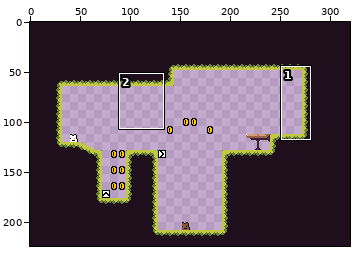
File history of a pixel-art file, projects/coinrush/assets/tilemap.ase. The first picture is a wide view before the edit; the outline marks the close-up.
Close-up. Earlier state:
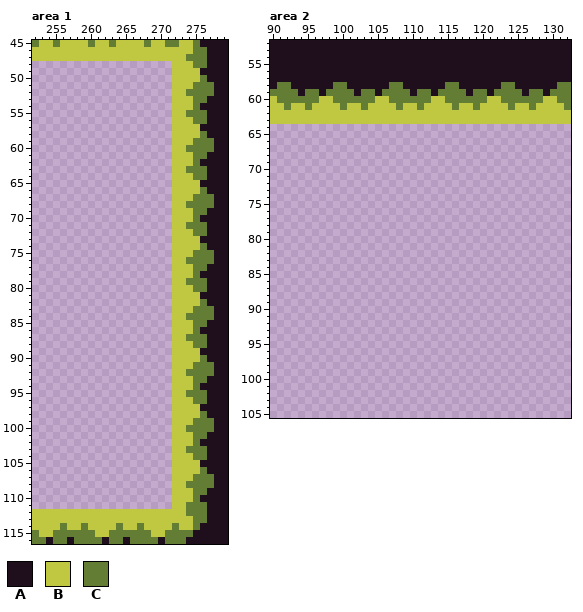
320x224 pixels, 1 frame. Shown: area 1: x 252..279, y 45..116; area 2: x 90..132, y 52..105. The commit also changed other parts of the picture, which this record leaves out.
Palette (. is transparent): A #1f0e1c  B #c0c741  C #647d34
Pixels before, area 1, first column x 252:
 45 CBBCBBBBCBBCBBBBCBBCCBBCAAAA
 46 BBBBBBBBBBBBBBBBBBBBBBBCCAAA
 47 BBBBBBBBBBBBBBBBBBBBBBCCCAAA
 48 ....................BBBCCAAA
 49 ....................BBBBAAAA
 50 ....................BBBBCAAA
 51 ....................BBBCCCAA
 52 ....................BBCCCCAA
 53 ....................BBBCCAAA
 54 ....................BBBCAAAA
 55 ....................BBCCCAAA
 56 ....................BBBCCAAA
 57 ....................BBBBAAAA
 58 ....................BBBBCAAA
 59 ....................BBBCCCAA
 60 ....................BBCCCCAA
 61 ....................BBBCCAAA
 62 ....................BBBCAAAA
 63 ....................BBCCCAAA
 64 ....................BBBCCAAA
 65 ....................BBBBAAAA
 66 ....................BBBBCAAA
 67 ....................BBBCCCAA
 68 ....................BBCCCCAA
 69 ....................BBBCCAAA
 70 ....................BBBCAAAA
 71 ....................BBCCCAAA
 72 ....................BBBCCAAA
 73 ....................BBBBAAAA
 74 ....................BBBBCAAA
 75 ....................BBBCCCAA
 76 ....................BBCCCCAA
 77 ....................BBBCCAAA
 78 ....................BBBCAAAA
 79 ....................BBCCCAAA
 80 ....................BBBCCAAA
 81 ....................BBBBAAAA
 82 ....................BBBBCAAA
 83 ....................BBBCCCAA
 84 ....................BBCCCCAA
 85 ....................BBBCCAAA
 86 ....................BBBCAAAA
 87 ....................BBCCCAAA
 88 ....................BBBCCAAA
 89 ....................BBBBAAAA
 90 ....................BBBBCAAA
 91 ....................BBBCCCAA
 92 ....................BBCCCCAA
 93 ....................BBBCCAAA
 94 ....................BBBCAAAA
 95 ....................BBCCCAAA
 96 ....................BBBCCAAA
 97 ....................BBBBAAAA
 98 ....................BBBBCAAA
 99 ....................BBBCCCAA
100 ....................BBCCCCAA
101 ....................BBBCCAAA
102 ....................BBBCAAAA
103 ....................BBCCCAAA
104 ....................BBBCCAAA
105 ....................BBBBAAAA
106 ....................BBBBCAAA
107 ....................BBBCCCAA
108 ....................BBCCCCAA
109 ....................BBBCCAAA
110 ....................BBBCAAAA
111 ....................BBCCCAAA
112 BBBBBBBBBBBBBBBBBBBBBBCCCAAA
113 BBBBBBBBBBBBBBBBBBBBBBBCCAAA
114 BBBBCBBCBBBBCBBCBBBBCBBCAAAA
115 CBBCCCCCCBBCCCCCCBBCCCCAAAAA
116 CCACCACCCCACCACCCCACCCAAAAAA
Pixels before, area 2, first column x 90:
52 AAAAAAAAAAAAAAAAAAAAAAAAAAAAAAAAAAAAAAAAAAA
53 AAAAAAAAAAAAAAAAAAAAAAAAAAAAAAAAAAAAAAAAAAA
54 AAAAAAAAAAAAAAAAAAAAAAAAAAAAAAAAAAAAAAAAAAA
55 AAAAAAAAAAAAAAAAAAAAAAAAAAAAAAAAAAAAAAAAAAA
56 AAAAAAAAAAAAAAAAAAAAAAAAAAAAAAAAAAAAAAAAAAA
57 AAAAAAAAAAAAAAAAAAAAAAAAAAAAAAAAAAAAAAAAAAA
58 ACCAAAAAACCAAAAAACCAAAAAACCAAAAAACCAAAAAACC
59 CCCCACCACCCCACCACCCCACCACCCCACCACCCCACCACCC
60 BCCCCCCBBCCCCCCBBCCCCCCBBCCCCCCBBCCCCCCBBCC
61 BBCBBCBBBBCBBCBBBBCBBCBBBBCBBCBBBBCBBCBBBBC
62 BBBBBBBBBBBBBBBBBBBBBBBBBBBBBBBBBBBBBBBBBBB
63 BBBBBBBBBBBBBBBBBBBBBBBBBBBBBBBBBBBBBBBBBBB
New version:
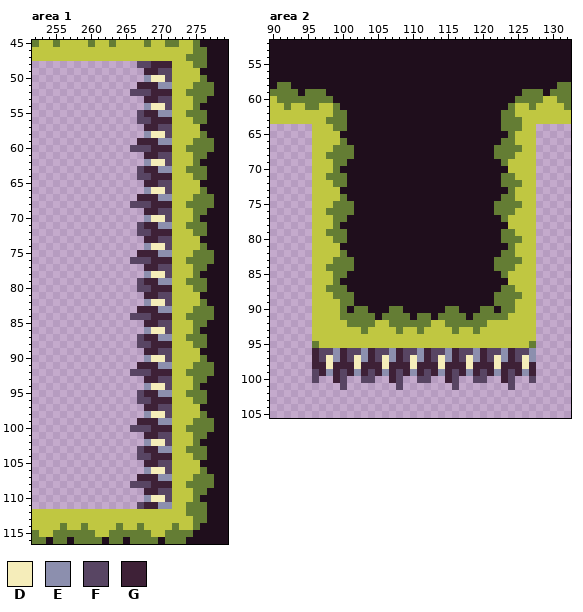
Colours new in this view: D #f5edba  E #8c8fae  F #584563  G #3e2137
What changed:
Area 1:
y 48: x 267..271 ..... -> FFGGG
y 49: x 268..271 .... -> GGFF
y 50: x 268..271 .... -> EDDF
y 51: x 267..271 ..... -> GGGEE
y 52: x 266..271 ...... -> FFFGGG
y 53: x 268..271 .... -> GGFF
y 54: x 268..271 .... -> EDDF
y 55: x 267..271 ..... -> FGGEE
y 56: x 267..271 ..... -> FFGGG
y 57: x 268..271 .... -> GGFF
y 58: x 268..271 .... -> EDDF
y 59: x 267..271 ..... -> GGGEE
y 60: x 266..271 ...... -> FFFGGG
y 61: x 268..271 .... -> GGFF
y 62: x 268..271 .... -> EDDF
y 63: x 267..271 ..... -> FGGEE
y 64: x 267..271 ..... -> FFGGG
y 65: x 268..271 .... -> GGFF
y 66: x 268..271 .... -> EDDF
y 67: x 267..271 ..... -> GGGEE
y 68: x 266..271 ...... -> FFFGGG
y 69: x 268..271 .... -> GGFF
y 70: x 268..271 .... -> EDDF
y 71: x 267..271 ..... -> FGGEE
y 72: x 267..271 ..... -> FFGGG
y 73: x 268..271 .... -> GGFF
y 74: x 268..271 .... -> EDDF
y 75: x 267..271 ..... -> GGGEE
y 76: x 266..271 ...... -> FFFGGG
y 77: x 268..271 .... -> GGFF
y 78: x 268..271 .... -> EDDF
y 79: x 267..271 ..... -> FGGEE
y 80: x 267..271 ..... -> FFGGG
y 81: x 268..271 .... -> GGFF
y 82: x 268..271 .... -> EDDF
y 83: x 267..271 ..... -> GGGEE
y 84: x 266..271 ...... -> FFFGGG
y 85: x 268..271 .... -> GGFF
y 86: x 268..271 .... -> EDDF
y 87: x 267..271 ..... -> FGGEE
y 88: x 267..271 ..... -> FFGGG
y 89: x 268..271 .... -> GGFF
y 90: x 268..271 .... -> EDDF
y 91: x 267..271 ..... -> GGGEE
y 92: x 266..271 ...... -> FFFGGG
y 93: x 268..271 .... -> GGFF
y 94: x 268..271 .... -> EDDF
y 95: x 267..271 ..... -> FGGEE
y 96: x 267..271 ..... -> FFGGG
y 97: x 268..271 .... -> GGFF
y 98: x 268..271 .... -> EDDF
y 99: x 267..271 ..... -> GGGEE
y 100: x 266..271 ...... -> FFFGGG
y 101: x 268..271 .... -> GGFF
y 102: x 268..271 .... -> EDDF
y 103: x 267..271 ..... -> FGGEE
y 104: x 267..271 ..... -> FFGGG
y 105: x 268..271 .... -> GGFF
y 106: x 268..271 .... -> EDDF
y 107: x 267..271 ..... -> GGGEE
y 108: x 266..271 ...... -> FFFGGG
y 109: x 268..271 .... -> GGFF
y 110: x 268..271 .... -> EDDF
y 111: x 267..271 ..... -> FGGEE
Area 2:
y 58: x 99..100 CC -> AA; x 107..108 CC -> AA; x 115..116 CC -> AA; x 123..124 CC -> AA
y 59: x 97..101 ACCCC -> CAAAA; x 103..104 CC -> AA; x 106..109 CCCC -> AAAA; x 111..112 CC -> AA; x 114..117 CCCC -> AAAA; x 119..120 CC -> AA; x 122..126 CCCCA -> AAAAC
y 60: x 97..124 BBCCCCCCBBCCCCCCBBCCCCCCBBCC -> CCAAAAAAAAAAAAAAAAAAAAAAAAAA
y 61: x 96 B -> C; x 99..123 BCBBCBBBBCBBCBBBBCBBCBBBB -> CAAAAAAAAAAAAAAAAAAAAAAAA
y 62: x 99..124 BBBBBBBBBBBBBBBBBBBBBBBBBB -> CCAAAAAAAAAAAAAAAAAAAAAACC
y 63: x 98..125 BBBBBBBBBBBBBBBBBBBBBBBBBBBB -> CCCAAAAAAAAAAAAAAAAAAAAAACCC
y 64: x 96..127 ................................ -> BBBCCAAAAAAAAAAAAAAAAAAAAAACCCBB
y 65: x 96..127 ................................ -> BBBBAAAAAAAAAAAAAAAAAAAAAAAACBBB
y 66: x 96..127 ................................ -> BBBBCAAAAAAAAAAAAAAAAAAAAAACCBBB
y 67: x 96..127 ................................ -> BBBCCCAAAAAAAAAAAAAAAAAAAACCCCBB
y 68: x 96..127 ................................ -> BBCCCCAAAAAAAAAAAAAAAAAAAACCCBBB
y 69: x 96..127 ................................ -> BBBCCAAAAAAAAAAAAAAAAAAAAAACBBBB
y 70: x 96..127 ................................ -> BBBCAAAAAAAAAAAAAAAAAAAAAAAABBBB
y 71: x 96..127 ................................ -> BBCCCAAAAAAAAAAAAAAAAAAAAAACCBBB
y 72: x 96..127 ................................ -> BBBCCAAAAAAAAAAAAAAAAAAAAAACCCBB
y 73: x 96..127 ................................ -> BBBBAAAAAAAAAAAAAAAAAAAAAAAACBBB
y 74: x 96..127 ................................ -> BBBBCAAAAAAAAAAAAAAAAAAAAAACCBBB
y 75: x 96..127 ................................ -> BBBCCCAAAAAAAAAAAAAAAAAAAACCCCBB
y 76: x 96..127 ................................ -> BBCCCCAAAAAAAAAAAAAAAAAAAACCCBBB
y 77: x 96..127 ................................ -> BBBCCAAAAAAAAAAAAAAAAAAAAAACBBBB
y 78: x 96..127 ................................ -> BBBCAAAAAAAAAAAAAAAAAAAAAAAABBBB
y 79: x 96..127 ................................ -> BBCCCAAAAAAAAAAAAAAAAAAAAAACCBBB
y 80: x 96..127 ................................ -> BBBCCAAAAAAAAAAAAAAAAAAAAAACCCBB
y 81: x 96..127 ................................ -> BBBBAAAAAAAAAAAAAAAAAAAAAAAACBBB
y 82: x 96..127 ................................ -> BBBBCAAAAAAAAAAAAAAAAAAAAAACCBBB
y 83: x 96..127 ................................ -> BBBCCCAAAAAAAAAAAAAAAAAAAACCCCBB
y 84: x 96..127 ................................ -> BBCCCCAAAAAAAAAAAAAAAAAAAACCCBBB
y 85: x 96..127 ................................ -> BBBCCAAAAAAAAAAAAAAAAAAAAAACBBBB
y 86: x 96..127 ................................ -> BBBCAAAAAAAAAAAAAAAAAAAAAAAABBBB
y 87: x 96..127 ................................ -> BBCCCAAAAAAAAAAAAAAAAAAAAAACCBBB
y 88: x 96..127 ................................ -> BBBCCCAAAAAAAAAAAAAAAAAAAACCCCBB
y 89: x 96..127 ................................ -> BBBBCCAAAAAAAAAAAAAAAAAAAACCCBBB
y 90: x 96..127 ................................ -> BBBBCACCAAACCAAAAAACCAAACCACCBBB
y 91: x 96..127 ................................ -> BBBBCCCCCACCCCACCACCCCACCCCCBBBB
y 92: x 96..127 ................................ -> BBBBBCCCCBBCCCCCCBBCCCCCCBBBBBBB
y 93: x 96..127 ................................ -> BBBBBBBCBBBBCBBCBBBBCBBCBBBBBBBB
y 94: x 96..127 ................................ -> BBBBBBBBBBBBBBBBBBBBBBBBBBBBBBBB
y 95: x 96..127 ................................ -> CBBBBBBBBBBBBBBBBBBBBBBBBBBBBBBC
y 96: x 96..127 ................................ -> GFFEGFFEGFFEGFFEGFFEGFFEGFFEGFFE
y 97: x 96..127 ................................ -> GFDEGFDEGFDEGFDEGFDEGFDEGFDEGFDE
y 98: x 96..127 ................................ -> GGDGGGDGGGDGGGDGGGDGGGDGGGDGGGDG
y 99: x 96..127 ................................ -> FGEGFGEGFGEGFGEGFGEGFGEGFGEGFGEG
y 100: x 96 . -> F; x 99..100 .. -> GF; x 103..104 .. -> FF; x 107..108 .. -> GF; x 111..112 .. -> FF; x 115..116 .. -> GF; x 119..120 .. -> FF; x 123..124 .. -> GF; x 127 . -> F
y 101: x 100 . -> F; x 108 . -> F; x 116 . -> F; x 124 . -> F
Pixel boxes of the changes (left, top, right, bottom) in both close-ups:
added: (130, 61, 172, 509)
changed: (312, 82, 536, 390)
